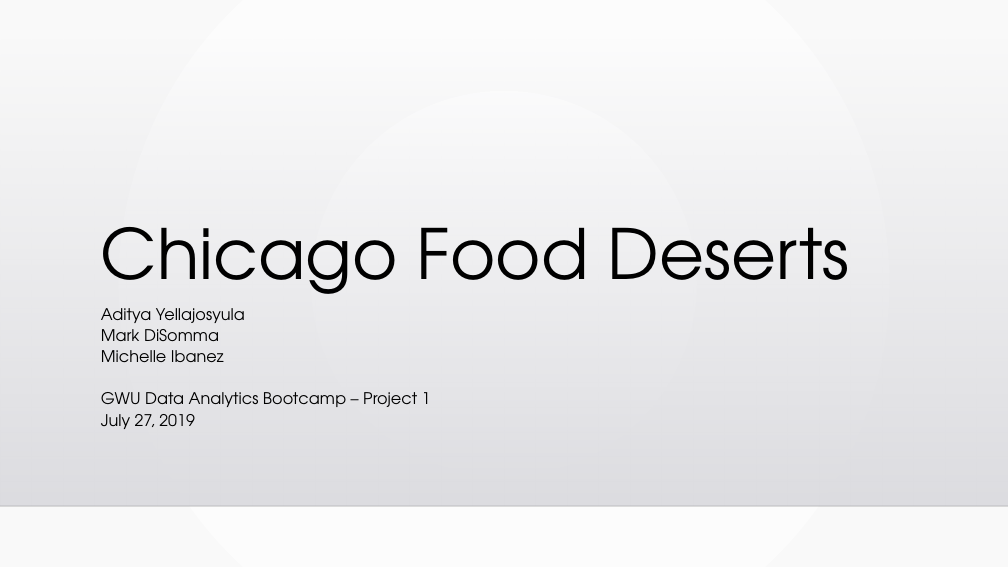
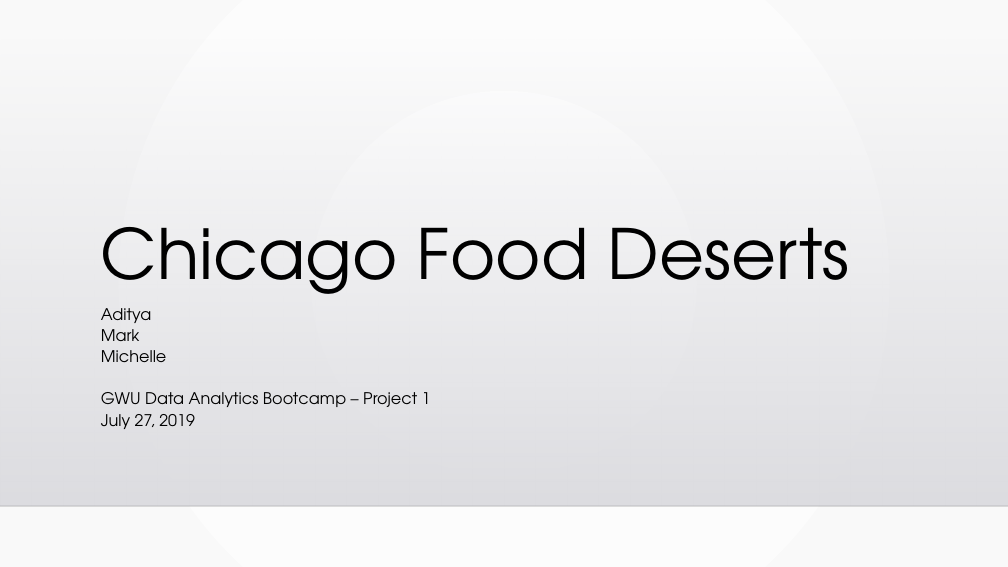
Before and after one commit to chell0011/MMA1, a slide deck: slide 1 of Chicago_Food_Deserts_Final.pptx. Drawn at 1008x567 pixels with LibreOffice and Linux fonts; fonts in the diff are those of the drawing; background and template pictures are left out. Boxes give left, top, right and bottom in pixels: in the first picture for what was removed or moved away, otherwise in the second. Text is boxed around its words. In the diff, an @@ line names an element or a change of style, - is before the commit and + after.

```diff
--- a/Chicago_Food_Deserts_Final.pptx
+++ b/Chicago_Food_Deserts_Final.pptx
@@ subtitle at box(101, 308, 167, 362): text changed @@
-Aditya Yellajosyula
-Mark DiSomma
-Michelle Ibanez
+Aditya
+Mark
+Michelle
```
Also in this commit, not shown: 13 other slides changed, 1 other file.
